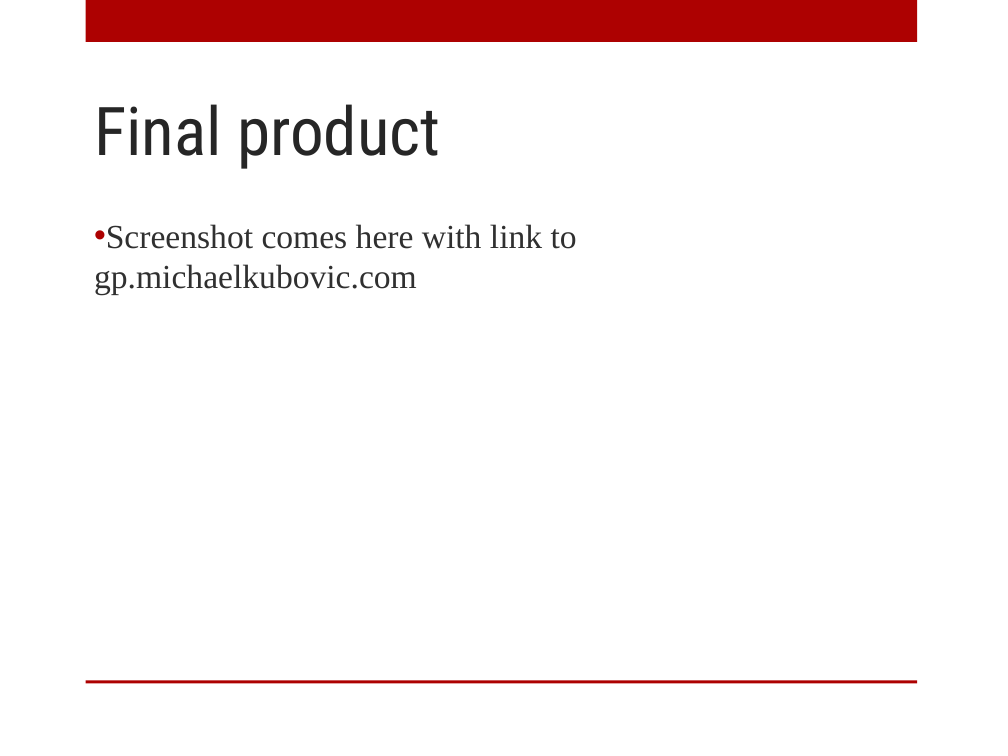
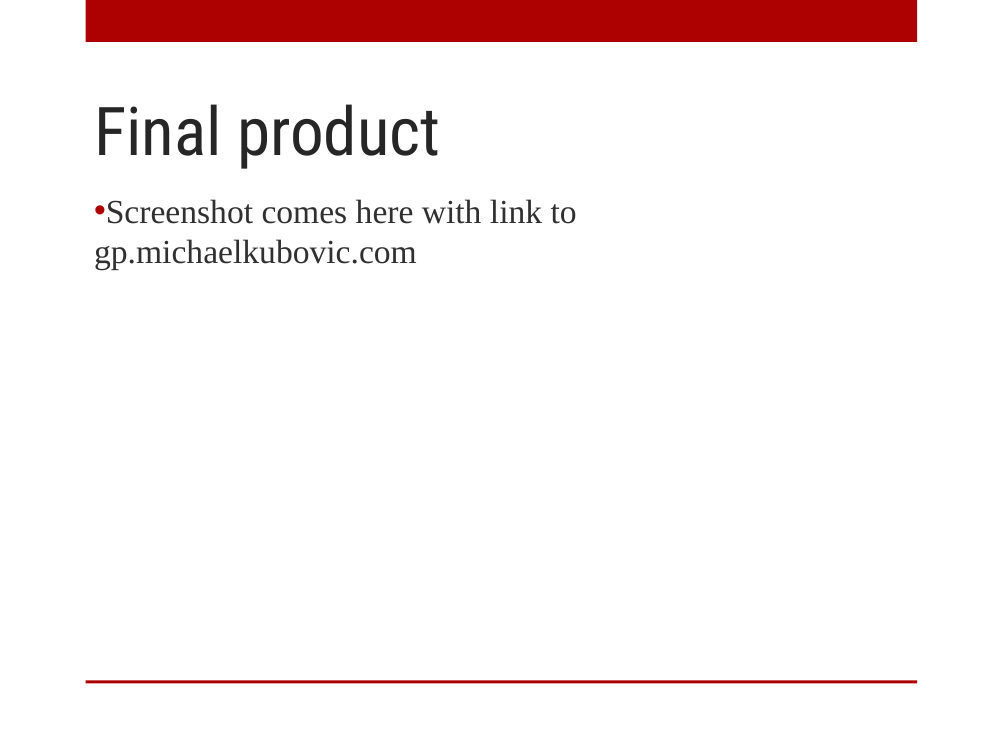
Before and after one commit to MichaelKubovic/gp, a slide deck: slide 12 of presentation.pptx (slide 11 before the commit). Drawn at 1008x756 pixels with LibreOffice and Linux fonts; fonts in the diff are those of the drawing; background and template pictures are left out. Boxes give left, top, right and bottom in pixels: in the first picture for what was removed or moved away, otherwise in the second. Text is boxed around its words. In the diff, an @@ line names an element or a change of style, - is before the commit and + after.

```diff
--- a/presentation.pptx
+++ b/presentation.pptx
@@ text "Screenshot comes here with link ...": place and size @@
-text "Screenshot comes here with link ..." at box(94, 224, 577, 295)
+text "Screenshot comes here with link ..." at box(94, 199, 577, 269)
```
Also in this commit, not shown: 1 slide added.
